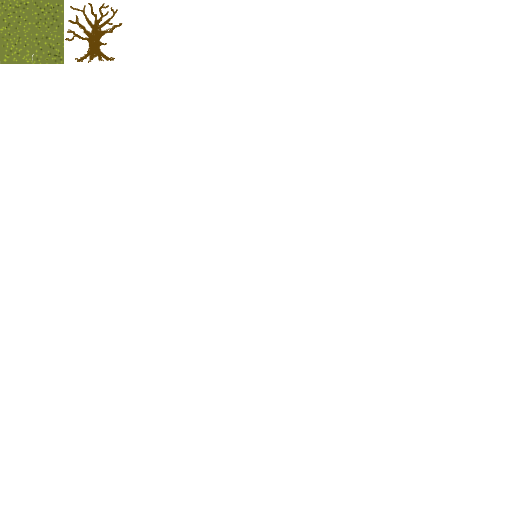
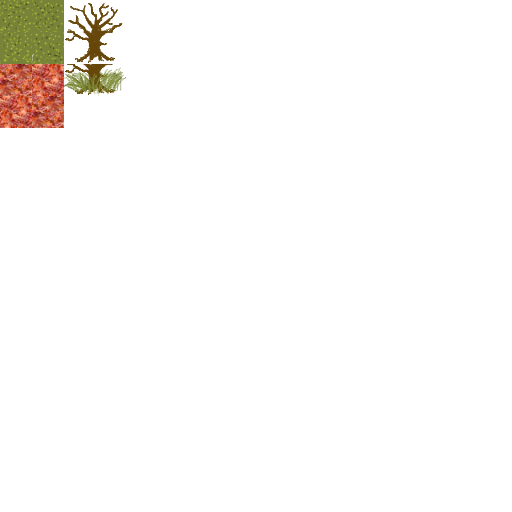
Before/after of a (512, 512) layered artwork. What changed in the layer stack:
added group "Baum" with 7 layers over [0, 64, 126, 128]
added layer "baumplusbuschreun.png" in group "Baum" over [96, 64, 126, 96]
added layer "baumplusbuschliun.png" in group "Baum" over [64, 64, 96, 95]
added layer "waldboliun.png" in group "Baum" over [0, 64, 64, 128]
